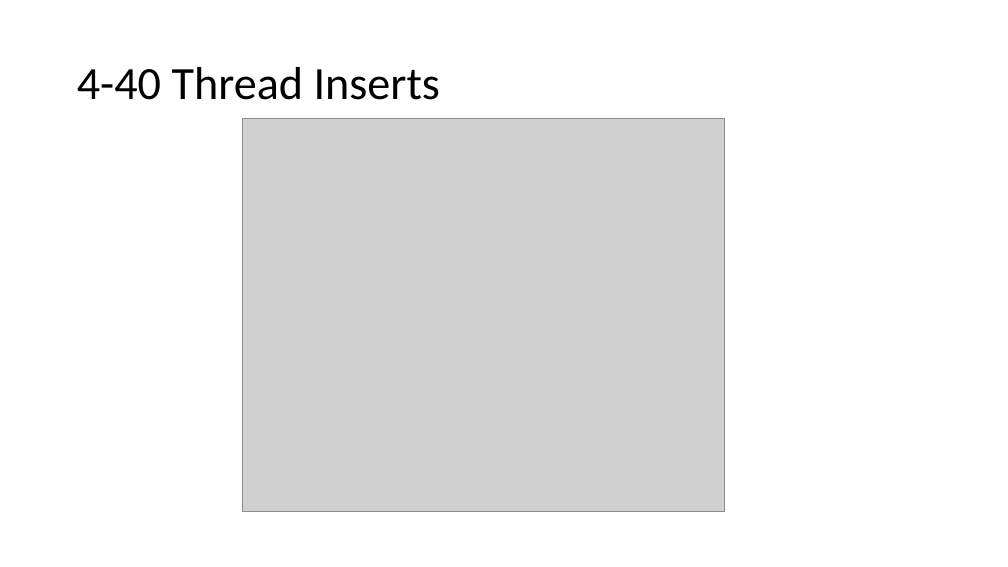
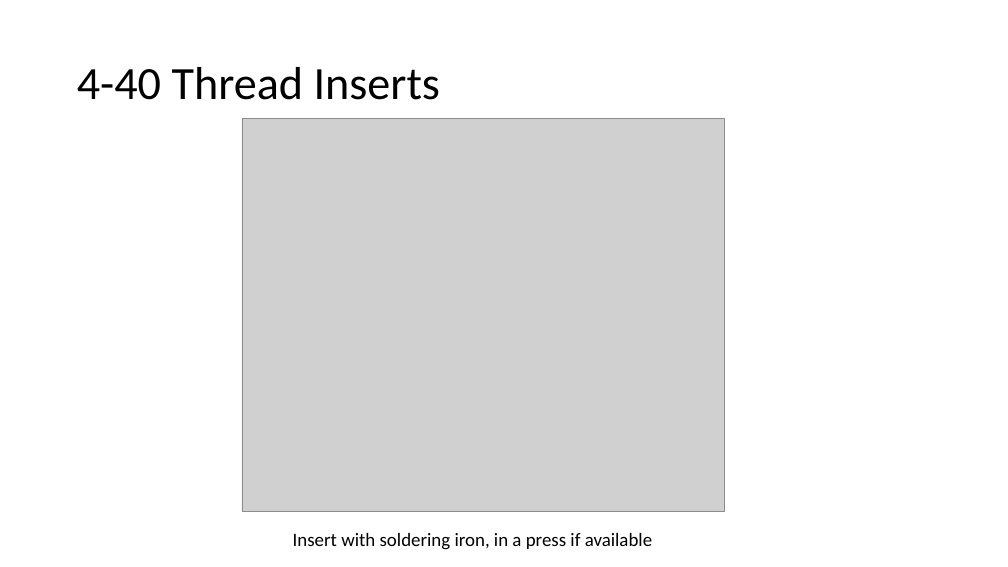
Before and after one commit to lafefspietz/MEMSduino, a slide deck: slide 4 of builds/build-3dprinted-parts.pptx. Drawn at 1008x567 pixels with LibreOffice and Linux fonts; fonts in the diff are those of the drawing; grey boxes stand for pictures. Boxes give left, top, right and bottom in pixels: in the first picture for what was removed or moved away, otherwise in the second. Text is boxed around its words. In the diff, an @@ line names an element or a change of style, - is before the commit and + after.

```diff
--- a/builds/build-3dprinted-parts.pptx
+++ b/builds/build-3dprinted-parts.pptx
@@ text added at <box>293,533,652,550</box>, 18 pt, text #000000 @@
+Insert with soldering iron, in a press if available
```
Also in this commit, not shown: 1 other slide changed, 10 other files.
